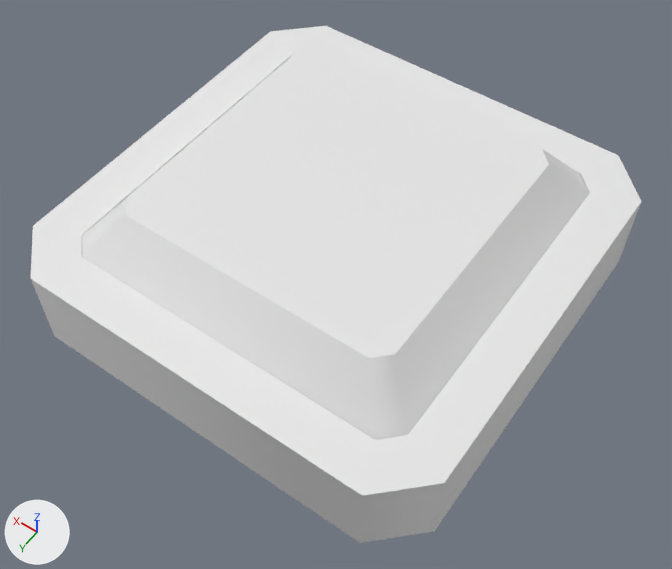
Two versions of the glTF model Assets/kenney/kenney_prototype-kit/button-floor-square-small.glb, one commit apart.
Rendered twice from a 50 mm lens placed at (-0.381, 0.542, 0.826), pointed at (-0.023, 0.04, 0.038). Lighting does not change. The marker at lower left points along +X, +Y and +Z. Materials are left out; every surface is plain grey. Where no turn or scale is listed for an object, it has been applied to the vertices.

Names of what the first picture shows: 'button', 'button-floor-square-small'.
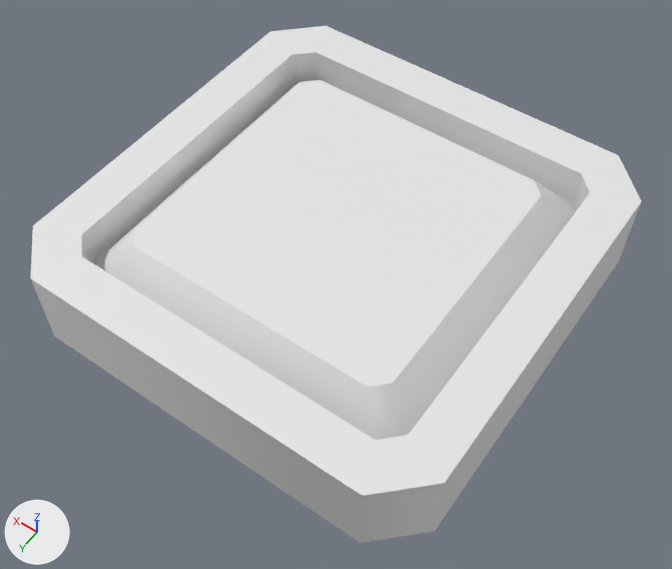
Boxes (x1, y1, x2, y2) around the edits, measured in the pictures (672 x 569 px):
'button', moved
    before: (82, 47, 589, 440)
    after: (93, 80, 575, 440)

What the commit changed:
Object 'button' (ob_button) moves from (0.0, 0.0, -0.001) to (0.0, 0.0, -0.049).
